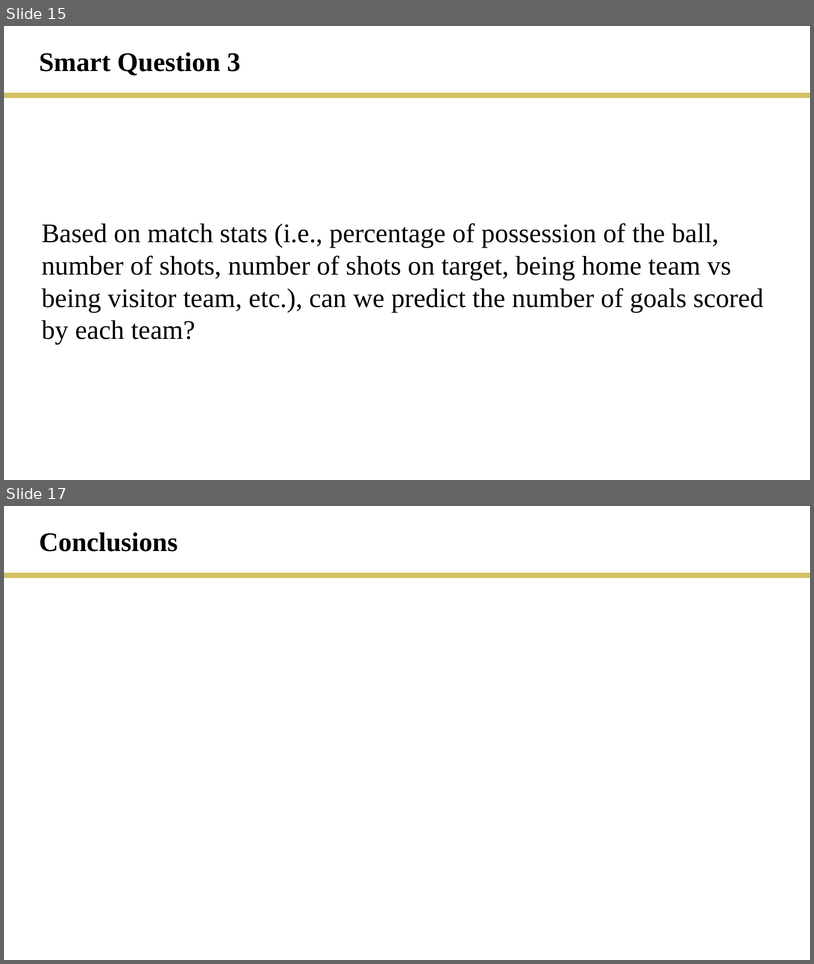
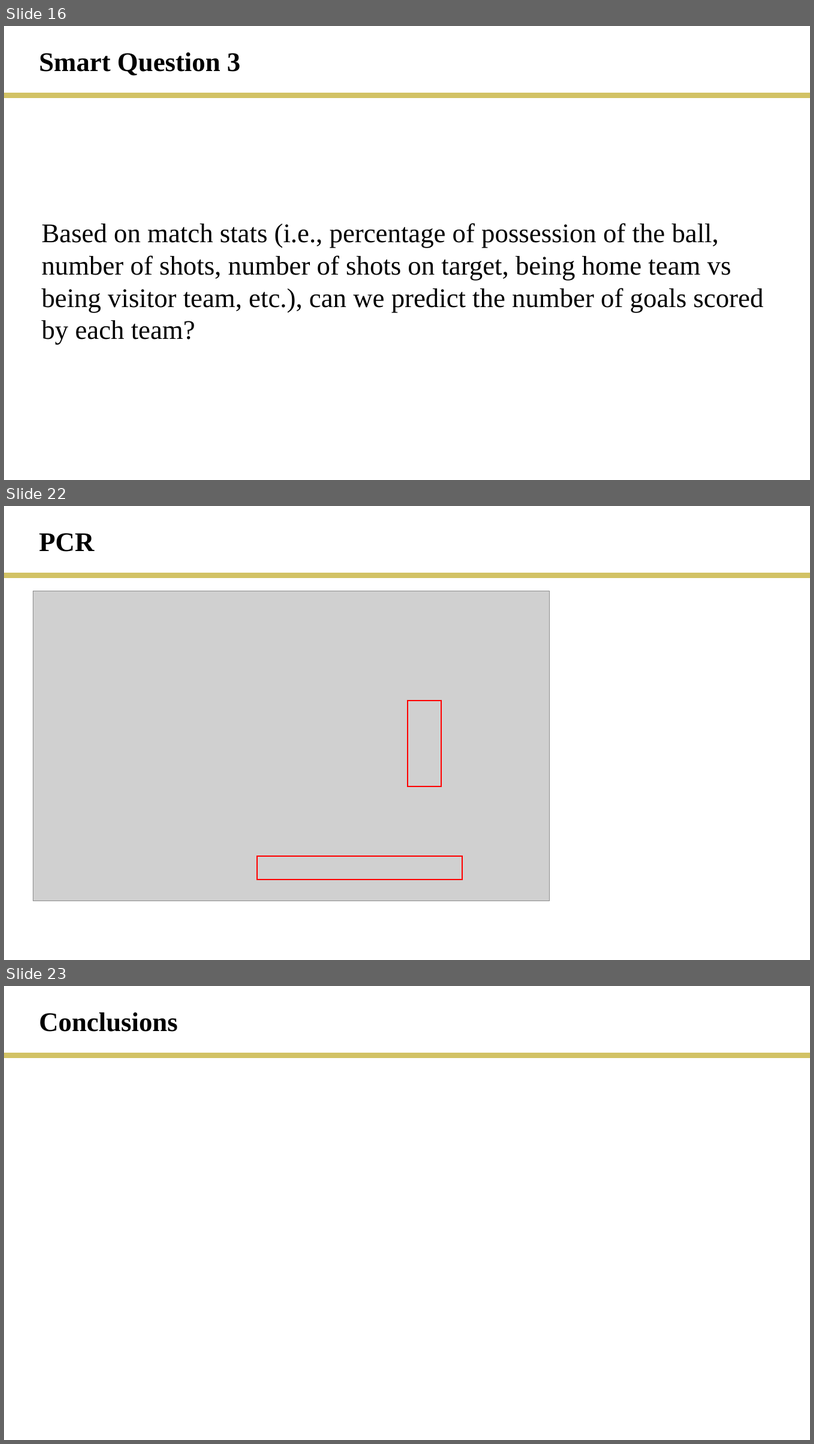
Before and after one commit to rmesina/T2_Codes-R-Us, a slide deck: final_project/T2_final_project.pptx. Shown one above the other, each under a label of ours: slides 15 and 17 before the commit, slides 16, 22 and 23 after it; the slides between them are not shown. The pictures are 814x964 and 814x1444 pixels, drawn with LibreOffice and Linux fonts; fonts in the diff are those of the drawing; grey boxes stand for pictures. Boxes give left, top, right and bottom in pixels: in the first picture for what was removed or moved away, otherwise in the second. Text is boxed around its words. In the diff, an @@ line names an element or a change of style, - is before the commit and + after.

```diff
--- a/final_project/T2_final_project.pptx
+++ b/final_project/T2_final_project.pptx
@@ slide 22 added at [4, 506, 810, 960], background #FFFFFF @@
@@ text added at [39, 533, 94, 552], 32 pt, text #000000, bold @@
+PCR
@@ line added from (4, 576) to (810, 576), #D2C264 6 pt @@
@@ picture added at [33, 591, 549, 900] @@
@@ rectangle added at [408, 700, 441, 786], outline #FF0000 1.5 pt @@
@@ rectangle added at [257, 856, 462, 879], outline #FF0000 1.5 pt @@
@@ what was slide 15 is now slide 16 @@
@@ what was slide 17 is now slide 23 @@
```
Also in this commit, not shown: 1 slide changed, 6 other slides added, 1 slide removed, 2 other files.
